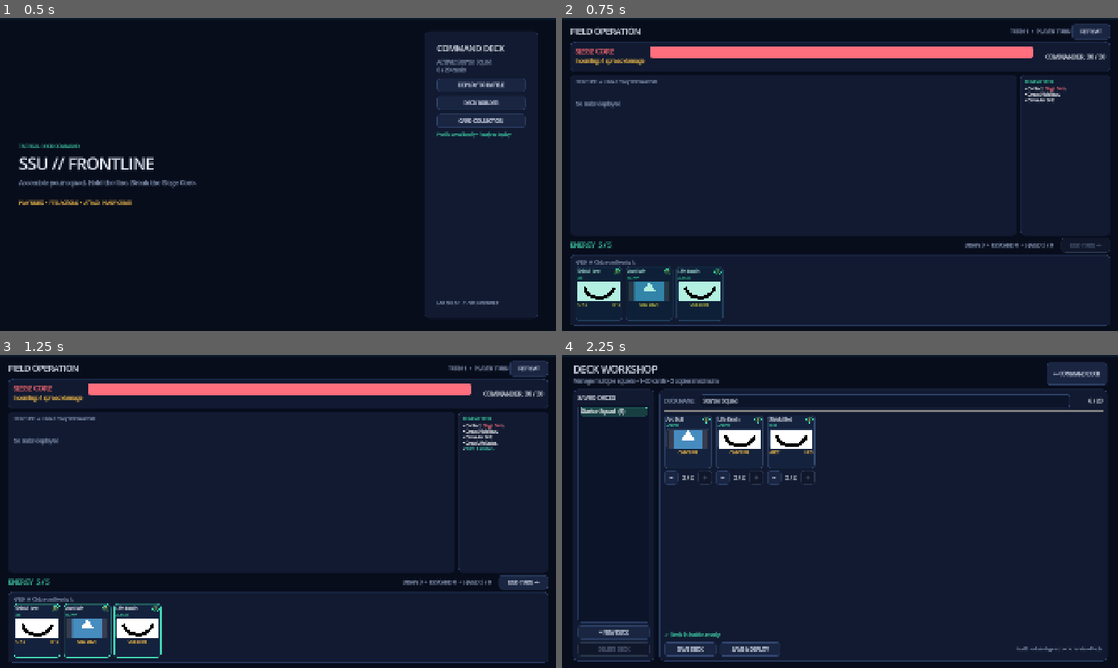
Above: before the commit, frames 1-4 (two rows, left to right).
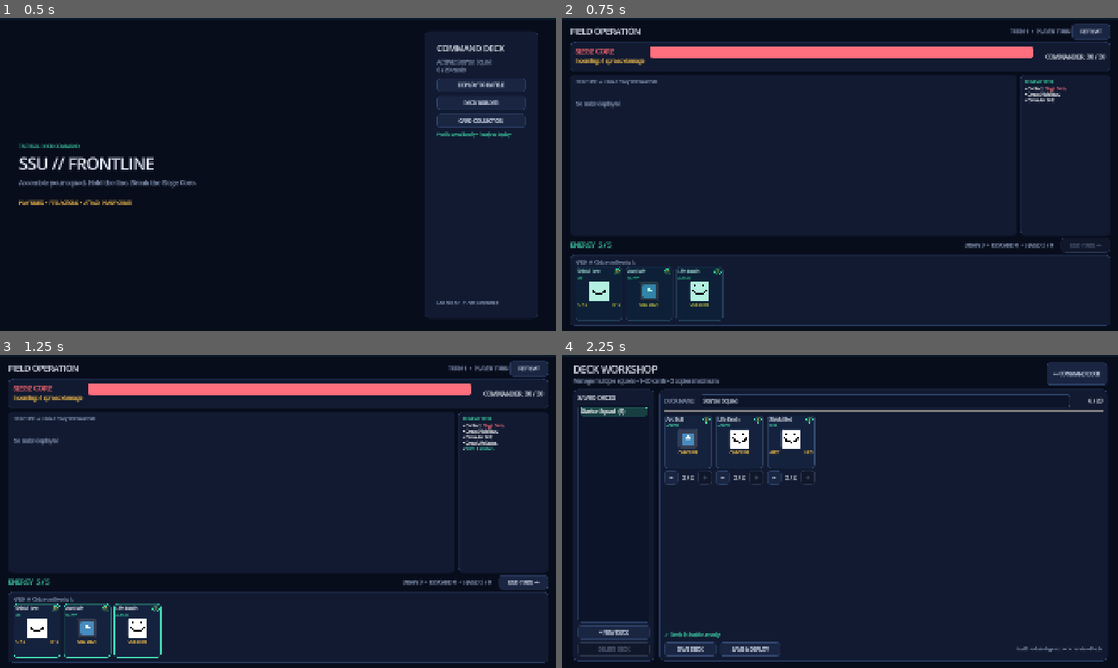
Above: after the commit, the same moments.

Repository: imstylen/ssu-game
Game: Godot game, scene res://main/main.tscn
The game is run twice, just before and just after one commit, with the same random seed, the same clock (stepped at 60 frames per second) and the same inputs. The engine's default icon, where the game draws it, is replaced by a stand-in: a white triangle on a blue panel in a dark square.
Inputs:
- Up to frame 1 (0.5 s): no input
- Up to frame 2 (0.75 s): click "DEPLOY TO BATTLE" at 0.5 s
- Up to frame 3 (1.25 s): no input
- Up to frame 4 (2.25 s): click "RETREAT" at 1.25 s; click "DECK BUILDER" at 2 s

Frame 1 is identical in both runs. In frame 2, 1.0% of the frame differs, in the area x 2-29%, y 84-91%; in frame 3, 1.0%; in frame 4, 1.0%, in the area x 18-45%, y 23-30%.

Commit message:
window size

Diff:
--- a/project.godot
+++ b/project.godot
@@ -25,6 +25,7 @@
 
 window/size/viewport_width=1920
 window/size/viewport_height=1080
+window/size/mode=2
 window/size/window_width_override=1280
 window/size/window_height_override=720
 window/stretch/mode="canvas_items"
--- a/tests/test_runner.gd
+++ b/tests/test_runner.gd
@@ -64,7 +64,8 @@
 	_expect(artwork_rect.stretch_mode == TextureRect.STRETCH_KEEP_ASPECT_COVERED, "Artwork uses aspect-preserving cover crop")
 	artwork_view.set_compact()
 	_expect(artwork_rect.visible and artwork_rect.is_visible_in_tree(), "Compact cards retain visible artwork")
-	_expect(artwork_view.get_node("%ArtworkFrame").custom_minimum_size.y == artwork_view.compact_artwork_height, "Compact cards use the compact artwork height")
+	var compact_artwork_size: Vector2 = artwork_view.get_node("%ArtworkFrame").custom_minimum_size
+	_expect(compact_artwork_size == Vector2.ONE * artwork_view.compact_artwork_size, "Compact cards use a square artwork frame")
 	artwork_view.mouse_entered.emit()
 	var hover_layer := root.get_node_or_null("CardHoverPreviewLayer") as CanvasLayer
 	var hover_card: CardBase = hover_layer.get_node_or_null("FullCardPreview") if hover_layer != null else null
@@ -72,6 +73,8 @@
 	_expect(hover_card != null and not hover_card.compact, "Hover preview uses the full card layout")
 	_expect(hover_card != null and hover_card.get_node("%DescriptionLabel").visible, "Hover preview exposes readable description text")
 	_expect(hover_card != null and hover_card.get_displayed_artwork() == _shield_bot.artwork, "Hover preview preserves the card artwork")
+	var full_artwork_size: Vector2 = hover_card.get_node("%ArtworkFrame").custom_minimum_size if hover_card != null else Vector2.ZERO
+	_expect(hover_card != null and full_artwork_size == Vector2.ONE * hover_card.full_artwork_size, "Full cards use a square artwork frame")
 	artwork_view.mouse_exited.emit()
 	_expect(root.get_node_or_null("CardHoverPreviewLayer") == null, "Hover preview is removed when the pointer leaves")
 
--- a/ui/card_base.gd
+++ b/ui/card_base.gd
@@ -17,16 +17,16 @@
 		_queue_editor_preview_refresh()
 
 @export_group("Full Layout")
-@export var full_minimum_size := Vector2(218, 330)
+@export var full_minimum_size := Vector2(218, 395)
 @export_range(0, 40, 1) var full_content_margin: int = 10
 @export_range(0, 30, 1) var full_separation: int = 7
-@export_range(1, 300, 1) var full_artwork_height: int = 118
+@export_range(1, 300, 1) var full_artwork_size: int = 180
 
 @export_group("Compact Layout")
 @export var compact_minimum_size := Vector2(164, 188)
 @export_range(0, 40, 1) var compact_content_margin: int = 7
 @export_range(0, 30, 1) var compact_separation: int = 3
-@export_range(1, 300, 1) var compact_artwork_height: int = 70
+@export_range(1, 300, 1) var compact_artwork_size: int = 70
 @export_range(1, 96, 1) var compact_title_font_size: int = 16
 @export_range(1, 96, 1) var compact_body_font_size: int = 11
 @export_range(1, 96, 1) var compact_stats_font_size: int = 13
@@ -185,7 +185,8 @@
 		"separation",
 		compact_separation if compact else full_separation
 	)
-	_artwork_frame.custom_minimum_size.y = compact_artwork_height if compact else full_artwork_height
+	var artwork_size := compact_artwork_size if compact else full_artwork_size
+	_artwork_frame.custom_minimum_size = Vector2(artwork_size, artwork_size)
 	_description_label.visible = not compact
 	_footer_label.visible = not footer_text.is_empty()
 	if compact:
--- a/ui/card_base.tscn
+++ b/ui/card_base.tscn
@@ -105,7 +105,7 @@
 corner_radius_bottom_left = 14
 
 [node name="CardBase" type="Button"]
-custom_minimum_size = Vector2(218, 330)
+custom_minimum_size = Vector2(218, 395)
 clip_contents = true
 mouse_default_cursor_shape = 0
 focus_mode = 0
@@ -189,8 +189,9 @@
 
 [node name="ArtworkFrame" type="PanelContainer" parent="ContentMargin/ContentStack"]
 unique_name_in_owner = true
-custom_minimum_size = Vector2(0, 118)
-layout_mode = 2
+custom_minimum_size = Vector2(180, 180)
+layout_mode = 2
+size_flags_horizontal = 4
 clip_contents = true
 mouse_filter = 2
 theme_override_styles/panel = SubResource("ArtworkPanel")
Not shown, changed: README.md
